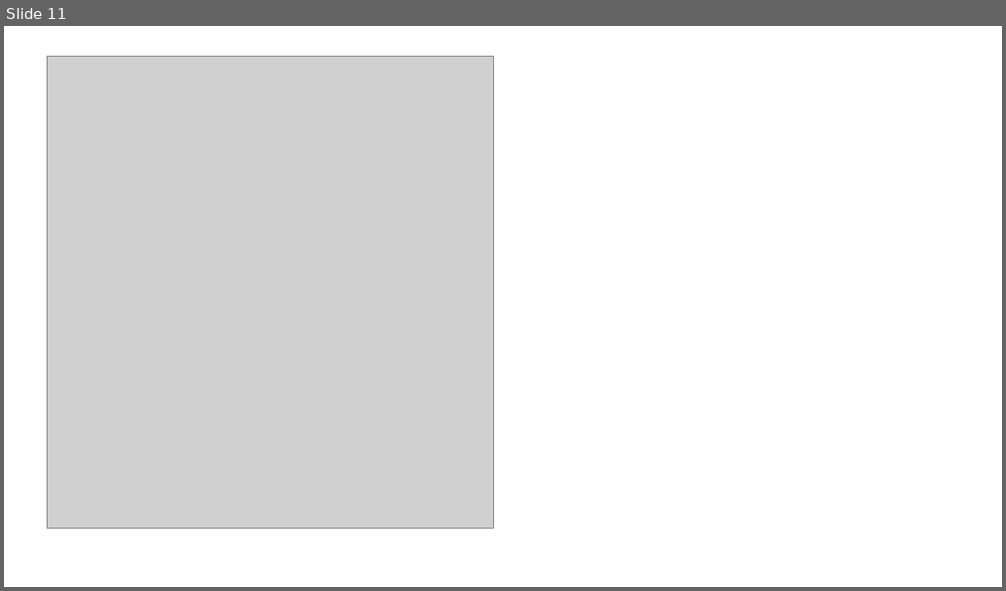
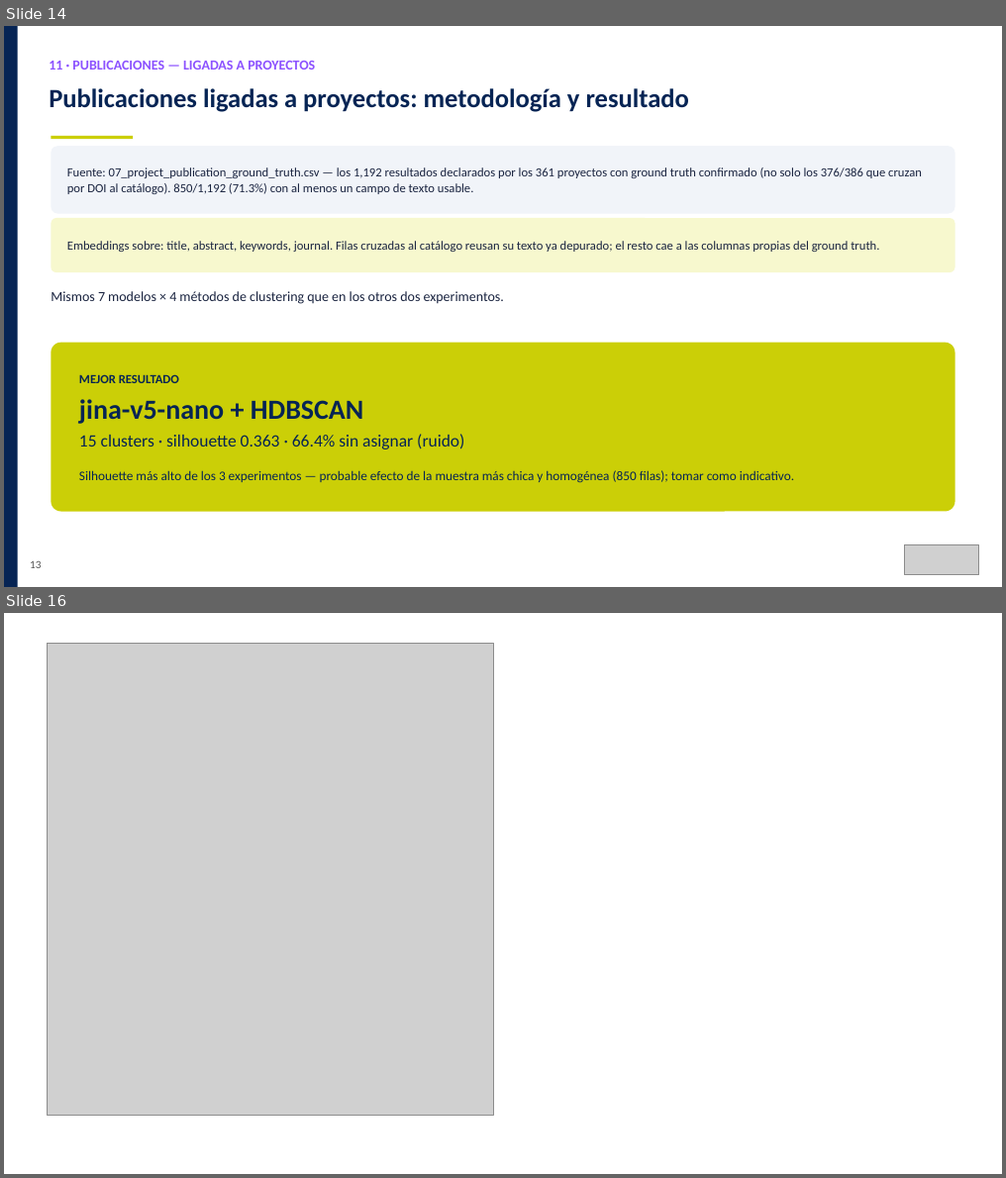
Before and after one commit to Instituto-Pulso-PUCP/LibroBlanco, a slide deck: Slides/Reu_15-08_Libro_Blanco.pptx. Shown one above the other, each under a label of ours: slide 11 before the commit, slides 14 and 16 after it; the slides between them are not shown. The pictures are 1006x591 and 1006x1178 pixels, drawn with LibreOffice and Linux fonts; fonts in the diff are those of the drawing; grey boxes stand for pictures. Boxes give left, top, right and bottom in pixels: in the first picture for what was removed or moved away, otherwise in the second. Text is boxed around its words. In the diff, an @@ line names an element or a change of style, - is before the commit and + after.

```diff
--- a/Slides/Reu_15-08_Libro_Blanco.pptx
+++ b/Slides/Reu_15-08_Libro_Blanco.pptx
@@ slide 14 added at (4,26,1002,587), background #FFFFFF @@
@@ rectangle added at (4,26,18,586), fill #062454 @@
@@ text added at (49,61,315,70), 10 pt, text #8C52FF, bold @@
+11 · PUBLICACIONES — LIGADAS A PROYECTOS
@@ text added at (49,88,689,112), 19 pt, text #062454, bold @@
+Publicaciones ligadas a proyectos: metodología y resultado
@@ rectangle added at (51,136,133,139), fill #CBCF07 @@
@@ rounded rectangle added at (51,146,955,214), fill #F1F4F9 @@
@@ text added at (67,168,922,194), 9 pt, text #1A2440 @@
+Fuente: 07_project_publication_ground_truth.csv — los 1,192 resultados declarados por los 361 proyectos con ground truth confirmado (no solo los 376/386 que cruzan por DOI al catálogo). 850/1,192 (71.3%) con al menos un campo de texto usable.
@@ rounded rectangle added at (51,218,955,273), fill #F7F8CE @@
@@ text added at (67,241,879,252), 9 pt, text #1A2440 @@
+Embeddings sobre: title, abstract, keywords, journal. Filas cruzadas al catálogo reusan su texto ya depurado; el resto cae a las columnas propias del ground truth.
@@ text added at (51,291,504,304), 10 pt, text #1A2440 @@
+Mismos 7 modelos × 4 métodos de clustering que en los otros dos experimentos.
@@ rounded rectangle added at (51,343,955,512), fill #CBCF07 @@
@@ text added at (79,374,794,483), 9.5 pt, text #062454 @@
+MEJOR RESULTADO
+jina-v5-nano + HDBSCAN
+15 clusters · silhouette 0.363 · 66.4% sin asignar (ruido)
+Silhouette más alto de los 3 experimentos — probable efecto de la muestra más chica y homogénea (850 filas); tomar como indicativo.
@@ picture added at (904,545,979,575) @@
@@ text added at (30,562,41,569), 8 pt, text #545454 @@
+13
@@ what was slide 11 is now slide 16 @@
```
Also in this commit, not shown: 6 slides changed, 6 other slides added, 2 slides removed, 15 other files.
